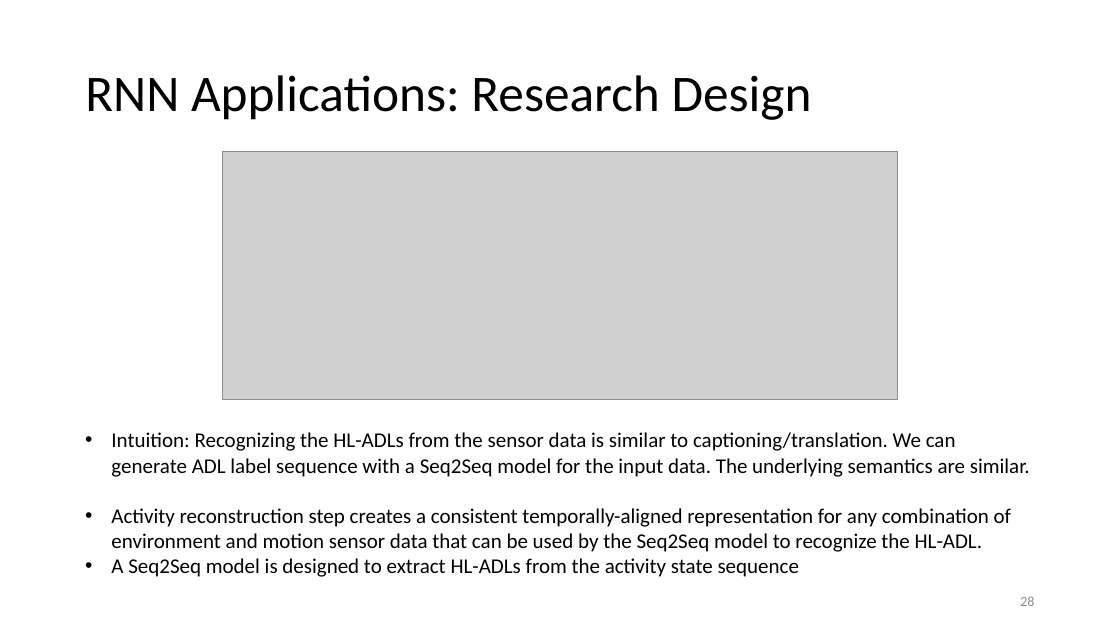
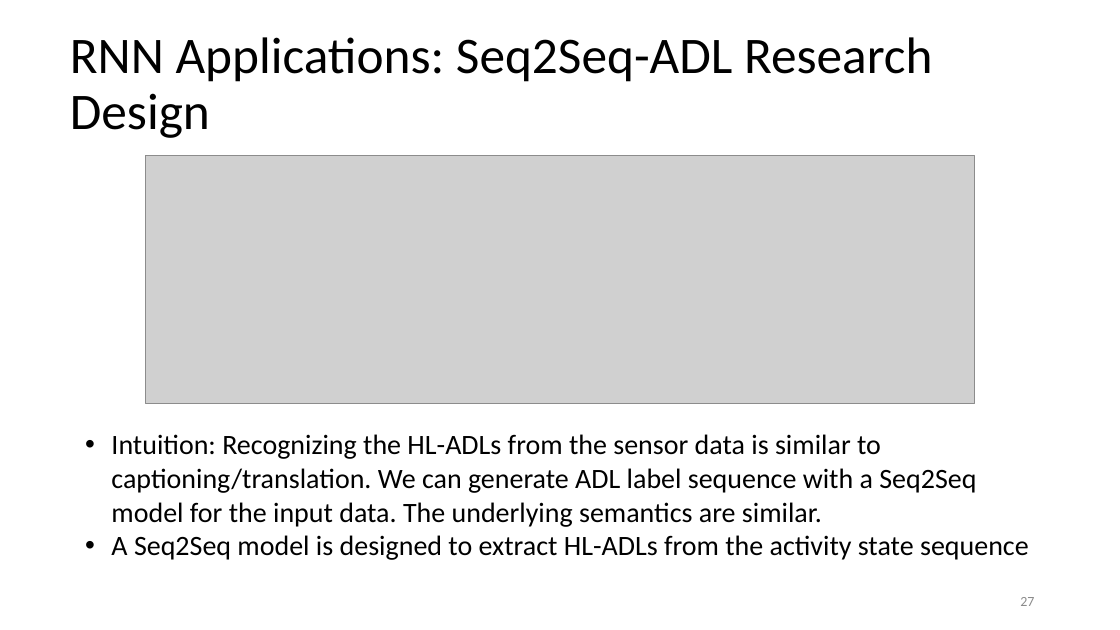
Before and after one commit to ailab-ua/courses, a slide deck: slide 27 of resources/recurrent_neural_networks_april_2019.pptx (slide 28 before the commit). Drawn at 1120x630 pixels with LibreOffice and Linux fonts; fonts in the diff are those of the drawing; grey boxes stand for pictures. Boxes give left, top, right and bottom in pixels: in the first picture for what was removed or moved away, otherwise in the second. Text is boxed around its words. In the diff, an @@ line names an element or a change of style, - is before the commit and + after.

```diff
--- a/resources/recurrent_neural_networks_april_2019.pptx
+++ b/resources/recurrent_neural_networks_april_2019.pptx
@@ title at bbox=[70, 37, 932, 138]: text changed @@
-RNN Applications: Research Design
+RNN Applications: Seq2Seq-ADL Research Design
@@ picture: place and size @@
-picture at bbox=[223, 151, 898, 399]
+picture at bbox=[145, 155, 975, 403]
@@ text "Intuition: Recognizing the HL-ADLs from ..." at bbox=[111, 434, 1029, 560]: size 18 to 24 pt @@
@@ text at bbox=[111, 508, 1011, 552]: paragraph removed @@
-• Activity reconstruction step creates a consistent temporally-aligned representation for any combination of environment and motion sensor data that can be used by the Seq2Seq model to recognize the HL-ADL.
@@ page number at bbox=[1020, 597, 1034, 606]: text changed @@
-28
+27
```
Also in this commit, not shown: 29 other slides changed, 1 slide added, 2 slides removed.
